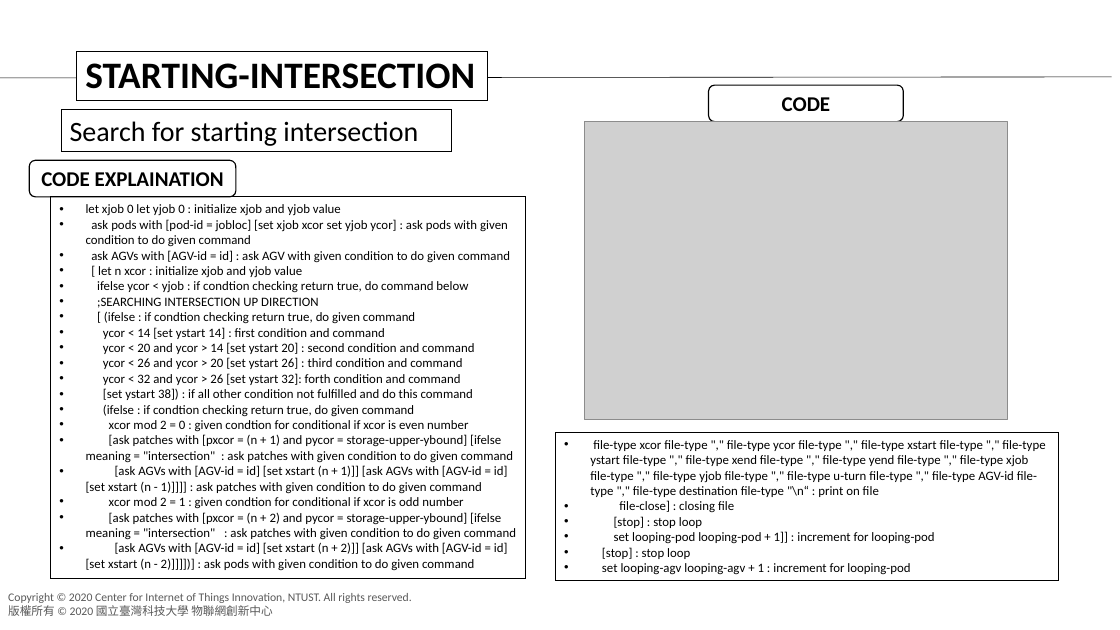
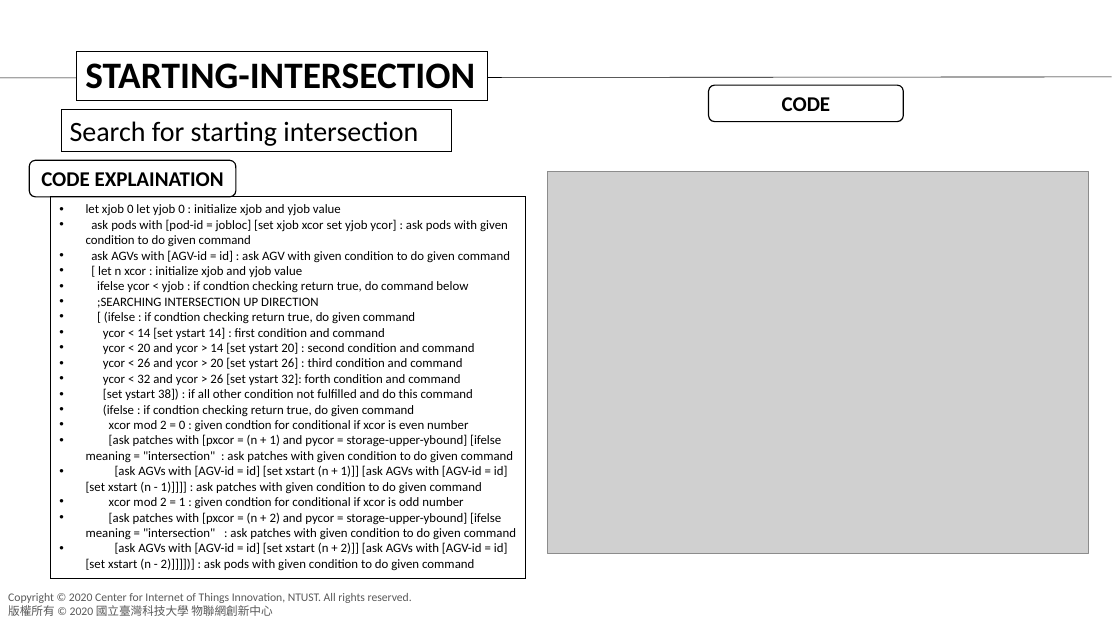
Before and after one commit to agnesyosephine/kiva, a slide deck: slide 32 of Tutorial/Code Learning-Ryanda.pptx. Drawn at 1120x630 pixels with LibreOffice and Linux fonts; fonts in the diff are those of the drawing; grey boxes stand for pictures; background and template pictures are left out. Boxes give left, top, right and bottom in pixels: in the first picture for what was removed or moved away, otherwise in the second. Text is boxed around its words. In the diff, an @@ line names an element or a change of style, - is before the commit and + after.

```diff
--- a/Tutorial/Code Learning-Ryanda.pptx
+++ b/Tutorial/Code Learning-Ryanda.pptx
@@ picture: place and size @@
-picture at (584,122,1007,420)
+picture at (548,171,1090,553)
@@ rectangle removed at (556,433,1060,581) @@
-• file-type xcor file-type "," file-type ycor file-type "," file-type xstart file-type "," file-type ystart file-type "," file-type xend file-type "," file-type yend file-type "," file-type xjob file-type "," file-type yjob file-type "," file-type u-turn file-type "," file-type AGV-id file-type "," file-type destination file-type "\n“ : print on file
-• file-close] : closing file
-• [stop] : stop loop
-• set looping-pod looping-pod + 1]] : increment for looping-pod
-• [stop] : stop loop
-• set looping-agv looping-agv + 1 : increment for looping-pod
```
Also in this commit, not shown: 1 other slide changed, 5 slides added, 3 other files.
